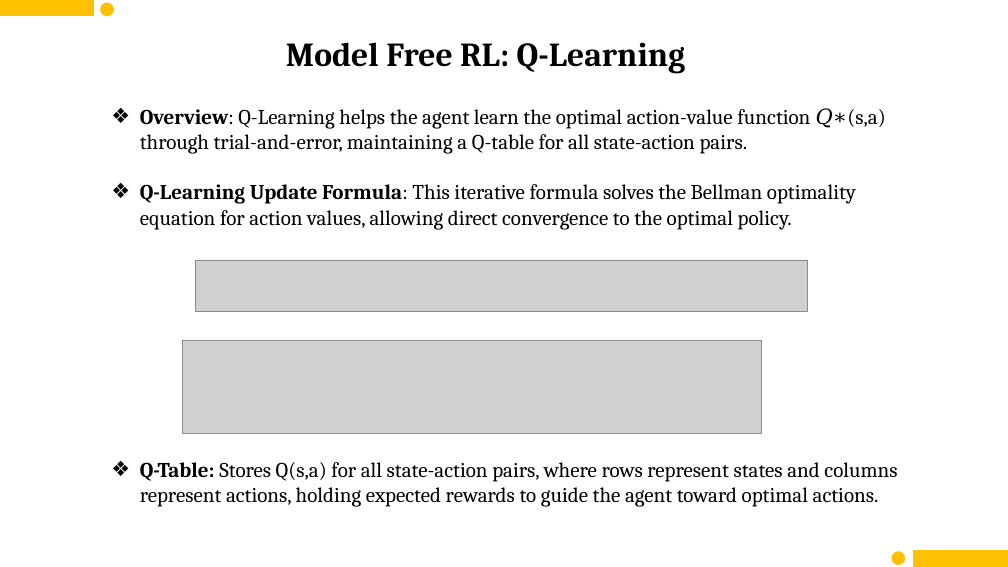
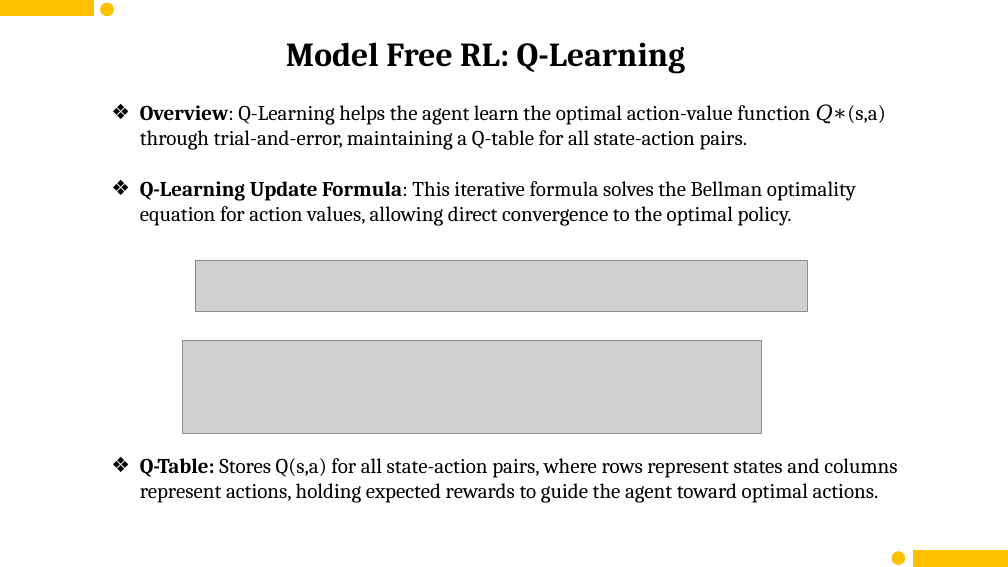
Before and after one commit to imshubhamcodex/ql--resources, a slide deck: slide 15 of mid_sem_RL_interM.pptx. Drawn at 1008x567 pixels with LibreOffice and Linux fonts; fonts in the diff are those of the drawing; grey boxes stand for pictures. Boxes give left, top, right and bottom in pixels: in the first picture for what was removed or moved away, otherwise in the second. Text is boxed around its words. In the diff, an @@ line names an element or a change of style, - is before the commit and + after.

```diff
--- a/mid_sem_RL_interM.pptx
+++ b/mid_sem_RL_interM.pptx
@@ text "Overview: Q-Learning helps the agent ...": place and size @@
-text "Overview: Q-Learning helps the agent ..." at <box>140,108,897,507</box>
+text "Overview: Q-Learning helps the agent ..." at <box>140,104,897,503</box>
```
Also in this commit, not shown: 15 other slides changed.
